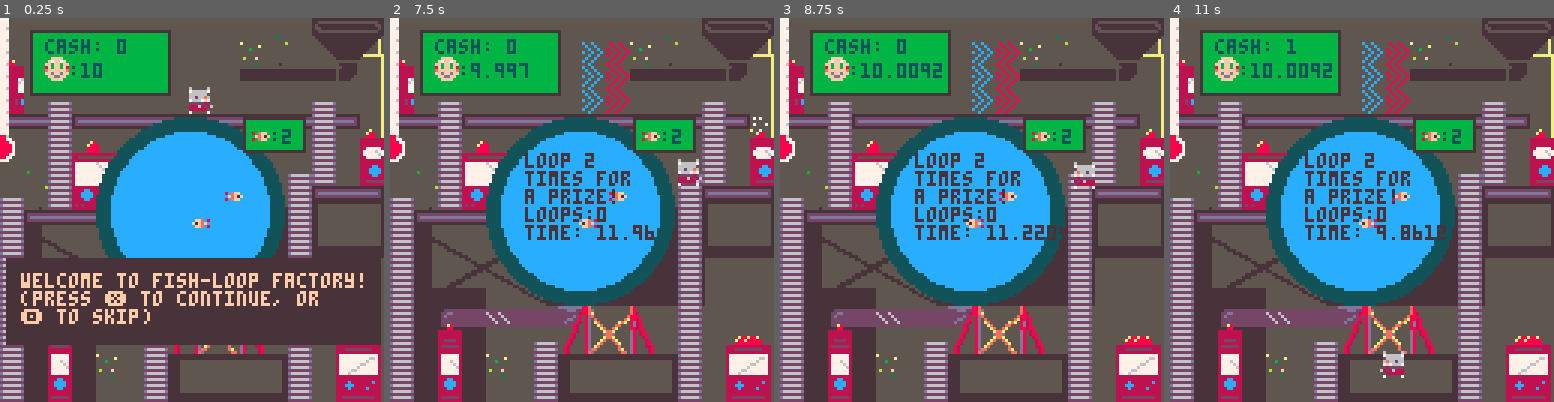
Above: before the commit, frames 1-4 (left to right).
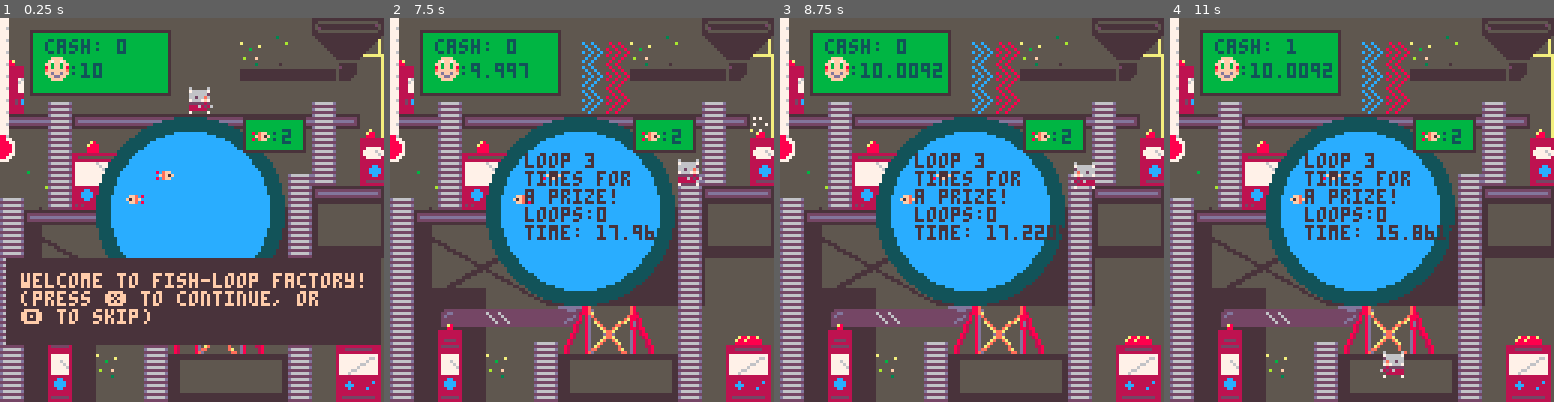
Above: after the commit, the same moments.

Repository: keatontate/gmtk-jam-2025
Game: PICO-8 cartridge src/loop-game.p8
Same seed, same stepped clock (60 frames per second), same inputs: the game is played once before the commit and once after it.
Inputs:
- Up to frame 1 (0.25 s): no input
- Up to frame 2 (7.5 s): tap X (X key) at 0.33, 1.07, 1.85, 2.97, 4.08, 5.2, 6.32, 7.43 s; tap O (Z key) at 0.7, 1.7, 2.1, 2.5, 2.9, 3.3, 3.7, 4.1, 4.5, 4.9, 5.3, 5.7, 6.1, 6.5, 6.9, 7.3 s; hold Right 1.6-2.1 s; hold Up 2.15-2.42 s; hold Right 2.47-3.03 s; hold Left 3.08-3.58 s; hold Down 3.63-3.97 s; hold Right 4.02-4.68 s; hold Up 4.73-5.03 s; hold Left 5.08-5.68 s; hold Down 5.73-6.03 s; hold Right 6.08-6.58 s; hold Right 6.63-7.13 s; hold Up 7.18-7.45 s
- Up to frame 3 (8.75 s): hold Right 7.5-8.07 s; tap O (Z key) at 7.7, 8.1, 8.5 s; hold Left 8.12-8.62 s; tap X (X key) at 8.55 s; hold Down from 8.67 s (still down)
- Up to frame 4 (11 s): tap O (Z key) every 0.4 s from 8.9 to 10.9 s; release Down at 9 s; hold Right 9.05-9.72 s; tap X (X key) at 9.67, 10.78 s; hold Up 9.77-10.07 s; hold Left 10.12-10.72 s; hold Down from 10.77 s (still down)

The runs differ from the first frame. In frame 1, 0.3% of the frame differs, in the area x 32-64%, y 39-55%; in frame 2, 0.3%; in frame 3, 0.3%; in frame 4, 0.6%, in the area x 31-75%, y 36-58%.

Commit message:
Calling it done

Diff:
--- a/src/fish.lua
+++ b/src/fish.lua
@@ -12,7 +12,7 @@
 exponential = 1.05
 rate = 1
 
-fish_spread = 30
+fish_spread = 45
 
 
 -- note: start with 2
@@ -60,6 +60,14 @@
 
 function happiness()
     broke = broke_count()
+
+    -- note: this decreases happiness
+    -- based on overcrowding
+    local overcrowding_limit = 80
+    if (fish.count > overcrowding_limit) then
+        broke += fish.count / overcrowding_limit
+    end
+
     if broke == 0 and fish.happiness < fish.happy_max then
         fish.happiness += 0.01
     else
--- a/src/game-loop.lua
+++ b/src/game-loop.lua
@@ -46,7 +46,7 @@
   if (fish.count < 2) then
     game_over = true
   end
-  if (cash >= 1000) then
+  if (cash >= goal_cash) then
     game_complete = true
   end
 
--- a/src/prize.lua
+++ b/src/prize.lua
@@ -70,9 +70,9 @@
 
   -- temp
   if rnd() > 0.5 then
-    n_loops = 1
+    n_loops = 2
   else
-    n_loops = 2
+    n_loops = 3
   end
 
   time_left = n_loops * 6
